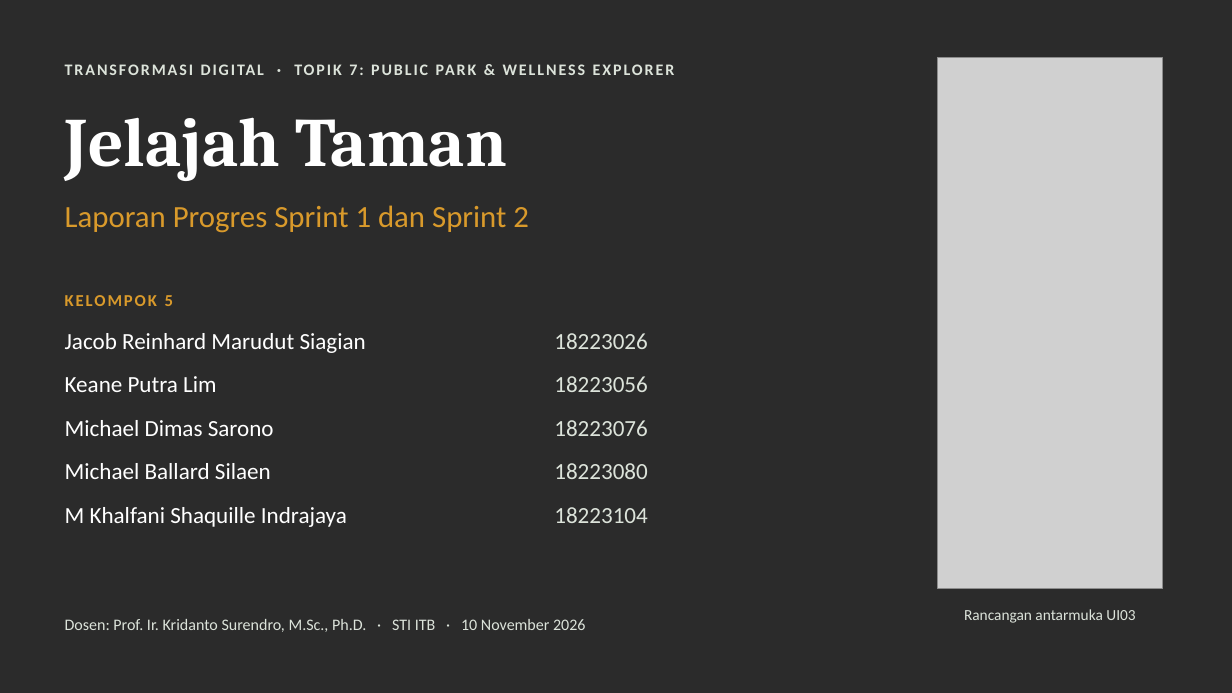
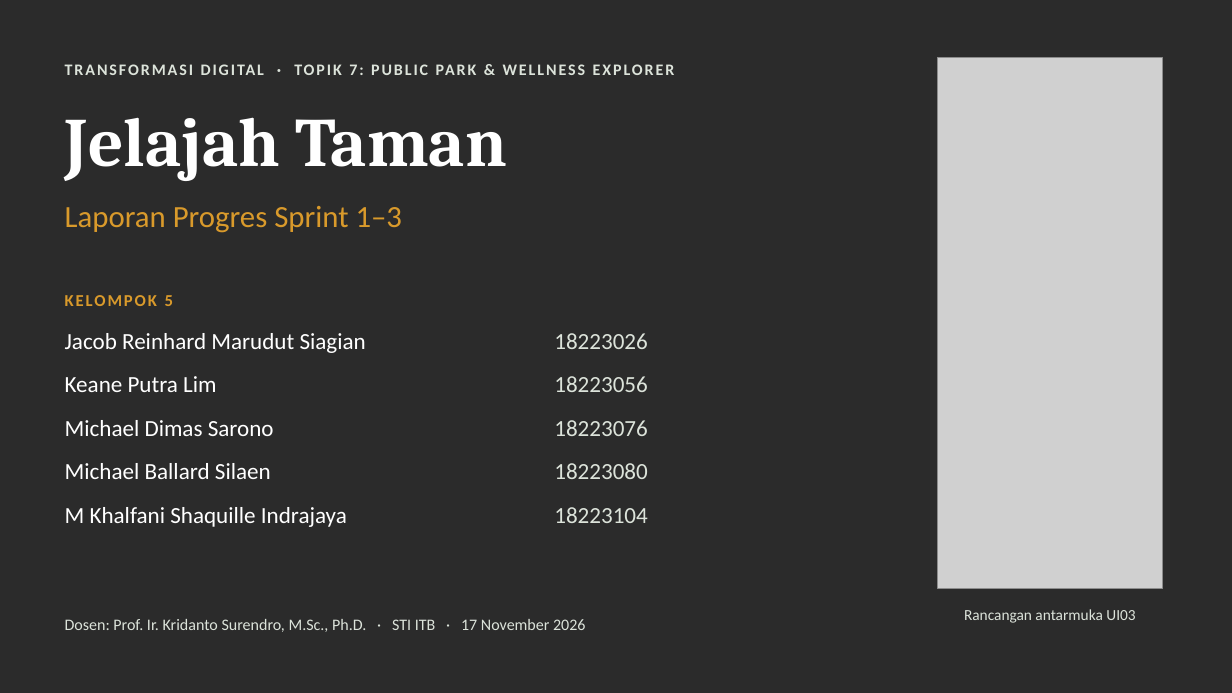
Before and after one commit to keaneplim/Transformasi-Digital-UAS, a slide deck: slide 1 of docs/presentation/Progres_Sprint1-2_Kel5_Jelajah_Taman.pptx. Drawn at 1232x693 pixels with LibreOffice and Linux fonts; fonts in the diff are those of the drawing; grey boxes stand for pictures; background and template pictures are left out; a plain dark background stands for a picture behind light text. Boxes give left, top, right and bottom in pixels: in the first picture for what was removed or moved away, otherwise in the second. Text is boxed around its words. In the diff, an @@ line names an element or a change of style, - is before the commit and + after.

```diff
--- a/docs/presentation/Progres_Sprint1-2_Kel5_Jelajah_Taman.pptx
+++ b/docs/presentation/Progres_Sprint1-2_Kel5_Jelajah_Taman.pptx
@@ text at [65,206,403,233]: text changed @@
-Laporan Progres Sprint 1 dan Sprint 2
+Laporan Progres Sprint 1–3
@@ text at [65,619,585,632]: text changed @@
-Dosen: Prof. Ir. Kridanto Surendro, M.Sc., Ph.D. · STI ITB · 10 November 2026
+Dosen: Prof. Ir. Kridanto Surendro, M.Sc., Ph.D. · STI ITB · 17 November 2026
```
Also in this commit, not shown: 3 other slides changed, 2 slides added.
